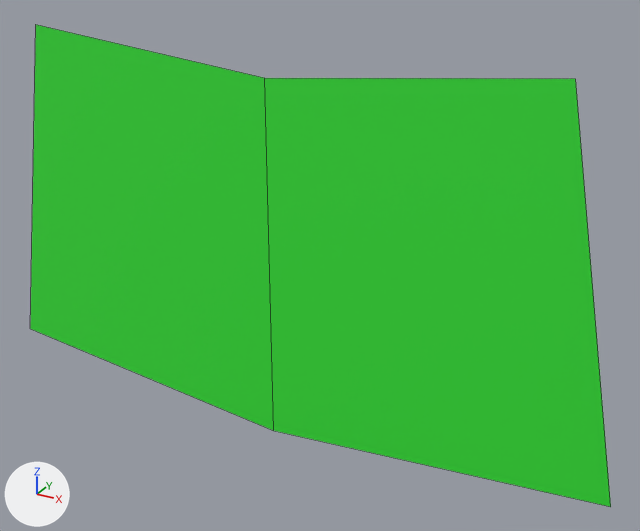
What one commit did to the Blender file Test_project/Assets/BlenderFiles/Penalty_Small1.blend.
Camera for both pictures: a camera (50 mm lens) standing at (1.8, -2.84, -5.22) and looking at (0.19, 0.09, -6.69). Lighting does not change. The marker at lower left points along +X, +Y and +Z. Mesh edges are drawn as thin lines.
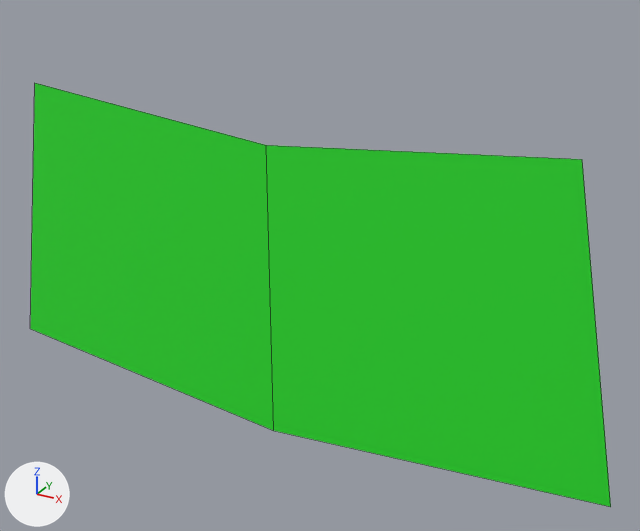
Where the newer file only moved an object's origin or applied its transform, the numbers keep the older frame.

Patch to the scene script:
```diff
--- a/Test_project/Assets/BlenderFiles/Penalty_Small1.blend.py
+++ b/Test_project/Assets/BlenderFiles/Penalty_Small1.blend.py
@@ me_cylinder @@
 me_cylinder.from_pydata(...)  # 6 vertices, 2 faces; spans x -1.46..1.46, y 0.0, z -7.5..-5.81
 # used by ob_cylinder; location = (0.0, 0.0, 0.0)
-me_cylinder.vertices[3].co = (-1.15, 0.0, -5.81)  # pixel (35, 24)
-me_cylinder.vertices[4].co = (0.0, 0.0, -5.92)  # pixel (264, 77)
-me_cylinder.vertices[5].co = (1.15, 0.0, -5.81)  # pixel (575, 78)
+# me_cylinder part 1
+me_cylinder.vertices[3].co = (-1.21, 0.0, -6.06)  # pixel (34, 82)
+me_cylinder.vertices[4].co = (0.0, 0.0, -6.18)  # pixel (266, 145)
+me_cylinder.vertices[5].co = (1.21, 0.0, -6.06)  # pixel (582, 159)
 me_cylinder.materials.append(mat_penalty1)
```

What differs and where, as boxes (x1, y1, x2, y2) in the pictures (640 x 531 px):
'Cylinder', reshaped (12% shorter): before (30, 25, 611, 507); after (30, 83, 611, 507)
